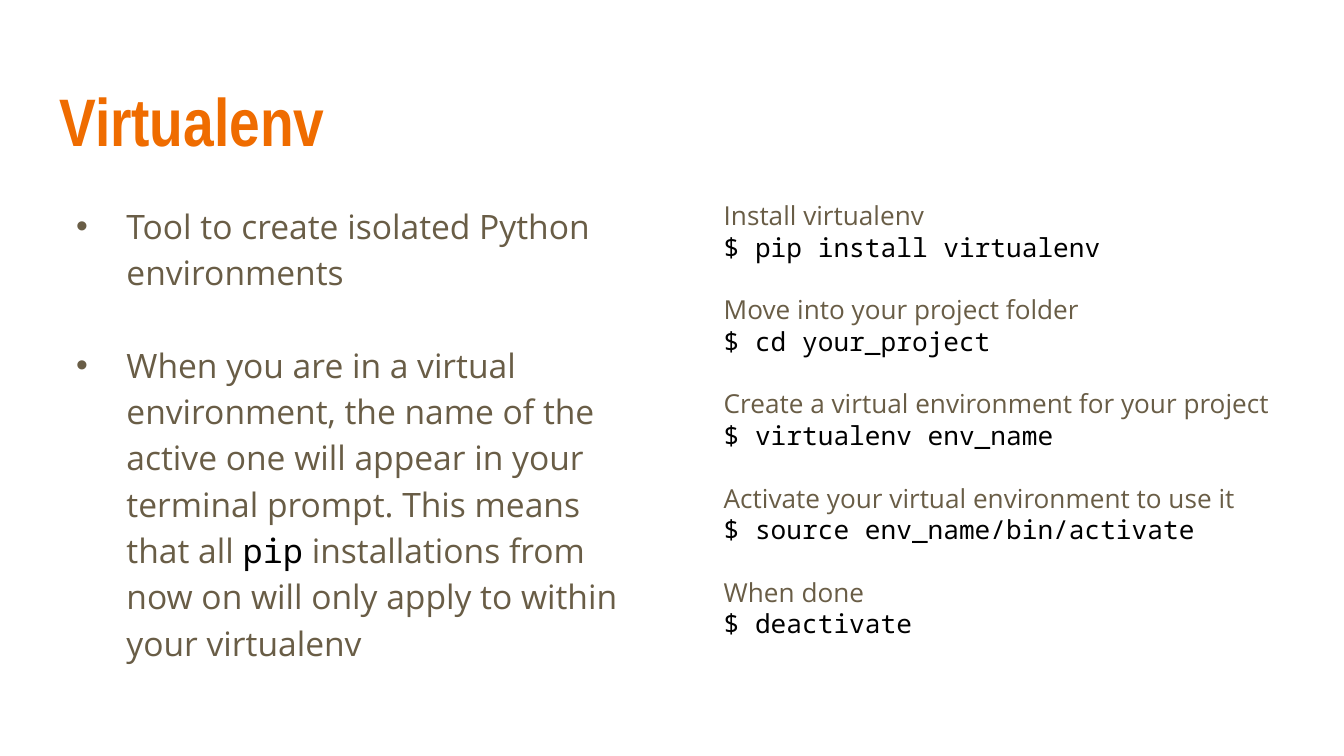
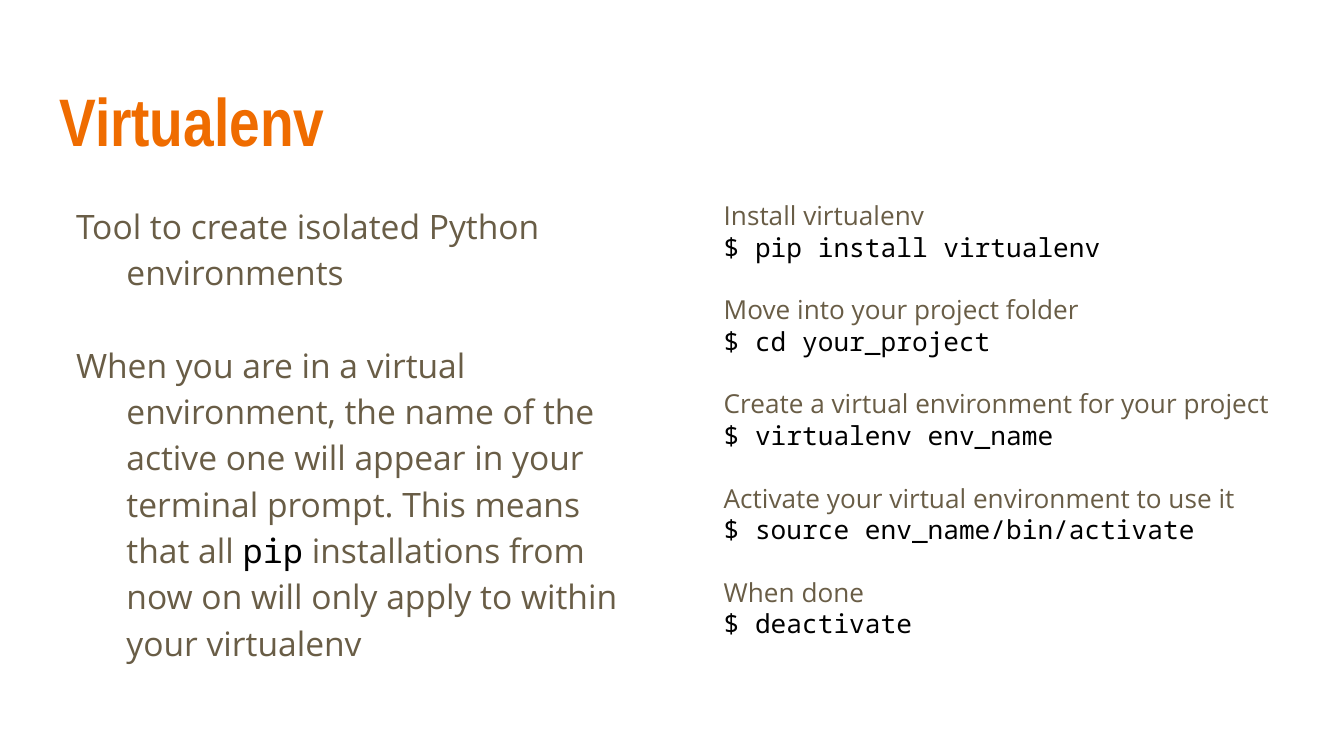
Before and after one commit to linkedin/high-school-trainee, a slide deck: slide 24 of Week_4/Lectures/4.1_Python.pptx (slide 20 before the commit). Drawn at 1344x756 pixels with LibreOffice and Linux fonts; fonts in the diff are those of the drawing. Boxes give left, top, right and bottom in pixels: in the first picture for what was removed or moved away, otherwise in the second. Text is boxed around its words. In the diff, an @@ line names an element or a change of style, - is before the commit and + after.

```diff
--- a/Week_4/Lectures/4.1_Python.pptx
+++ b/Week_4/Lectures/4.1_Python.pptx
@@ text "Tool to create isolated Python ..." at [76,213,617,664]: bullet • to none @@
```
Also in this commit, not shown: 4 other slides changed, 4 slides added, 5 other files.
